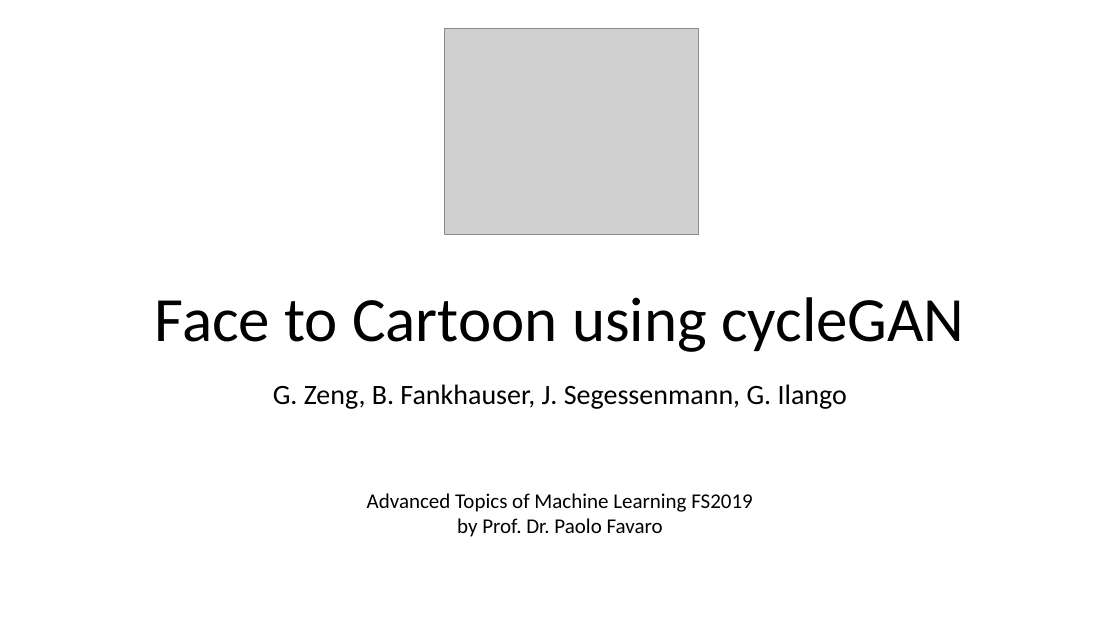
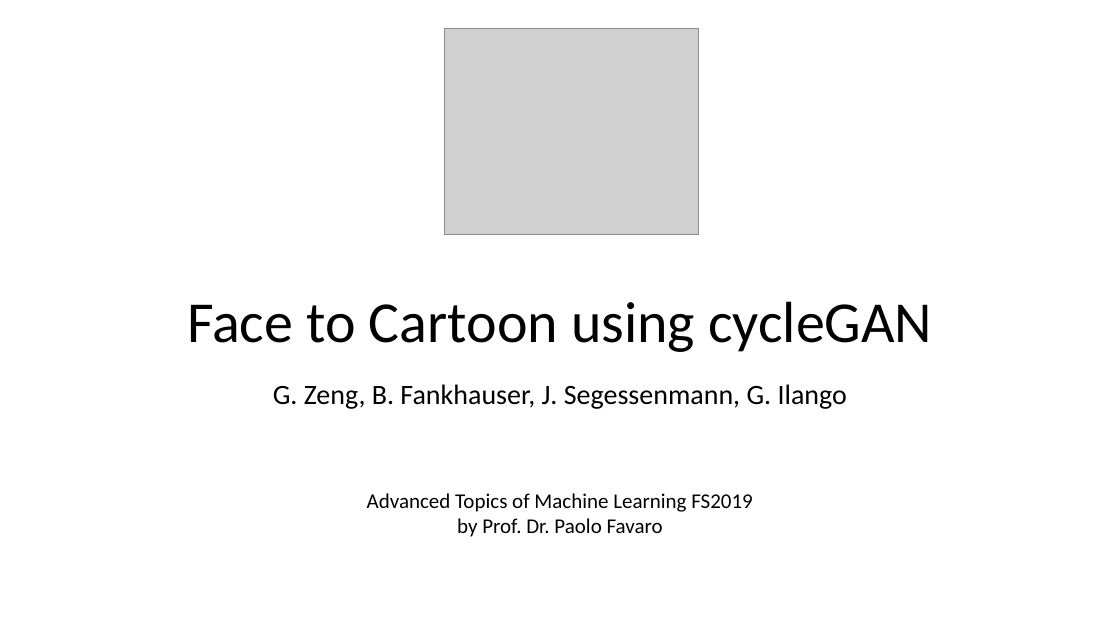
Before and after one commit to fs2019-atml/face-to-cartoon, a slide deck: slide 1 of Presentation_FaceToCartoon.pptx. Drawn at 1120x630 pixels with LibreOffice and Linux fonts; fonts in the diff are those of the drawing; grey boxes stand for pictures. Boxes give left, top, right and bottom in pixels: in the first picture for what was removed or moved away, otherwise in the second. Text is boxed around its words. In the diff, an @@ line names an element or a change of style, - is before the commit and + after.

```diff
--- a/Presentation_FaceToCartoon.pptx
+++ b/Presentation_FaceToCartoon.pptx
@@ title "Face to Cartoon using cycleGAN" at (187, 301, 932, 352): size 54 to 49.7 pt @@
```
Also in this commit, not shown: 2 other slides changed, 2 slides added, 1 slide removed.
